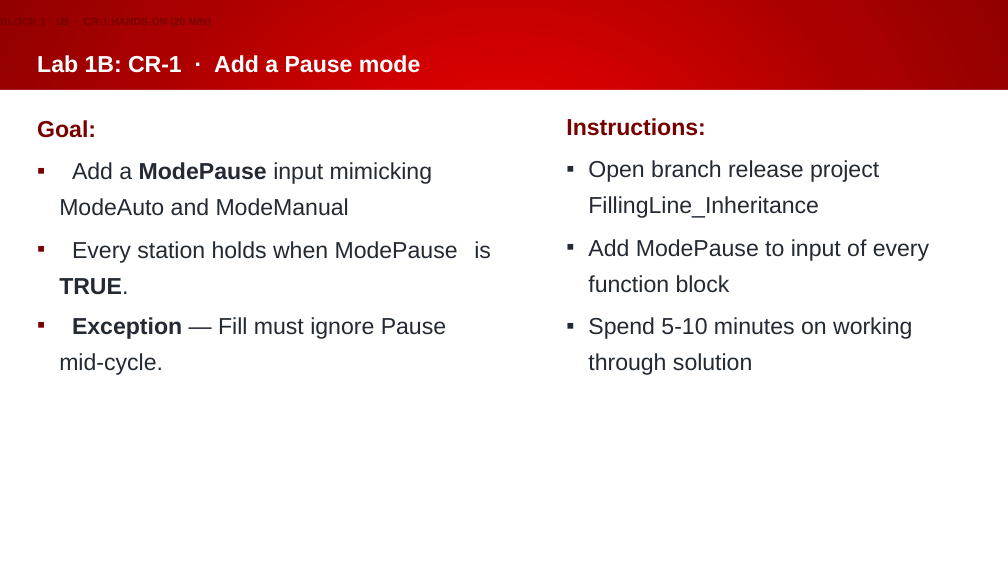
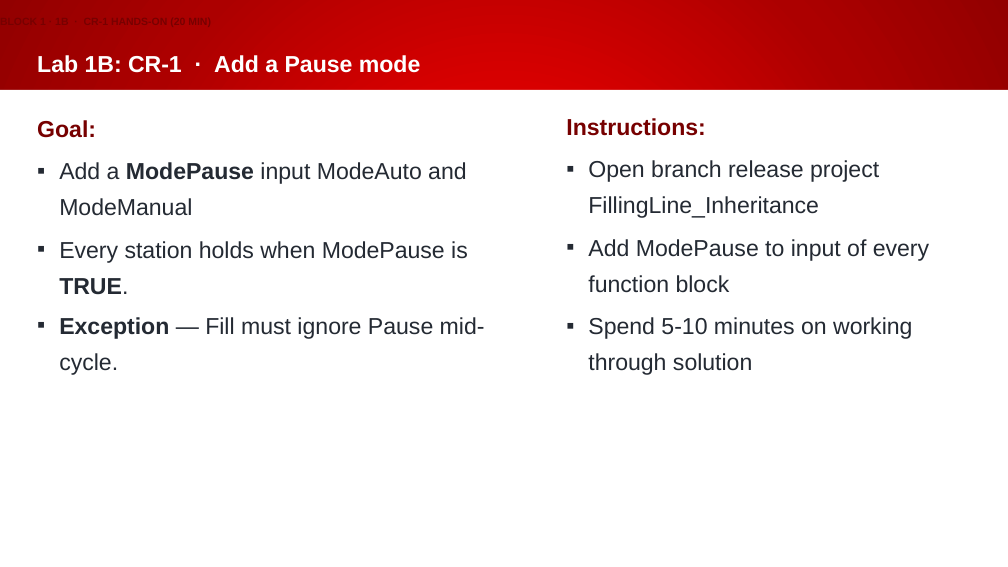
Before and after one commit to Beckhoff-USA-Community/Procedural_To_SOLID, a slide deck: slide 21 of presentation/NEM2026_workshop.pptx. Drawn at 1008x567 pixels with LibreOffice and Linux fonts; fonts in the diff are those of the drawing; background and template pictures are left out. Boxes give left, top, right and bottom in pixels: in the first picture for what was removed or moved away, otherwise in the second. Text is boxed around its words. In the diff, an @@ line names an element or a change of style, - is before the commit and + after.

```diff
--- a/presentation/NEM2026_workshop.pptx
+++ b/presentation/NEM2026_workshop.pptx
@@ text at bbox=[59, 162, 466, 216]: text changed @@
-▪ Add a ModePause input mimicking ModeAuto and ModeManual
+▪ Add a ModePause input ModeAuto and ModeManual
```
Also in this commit, not shown: 14 other slides changed, 3 slides added.
